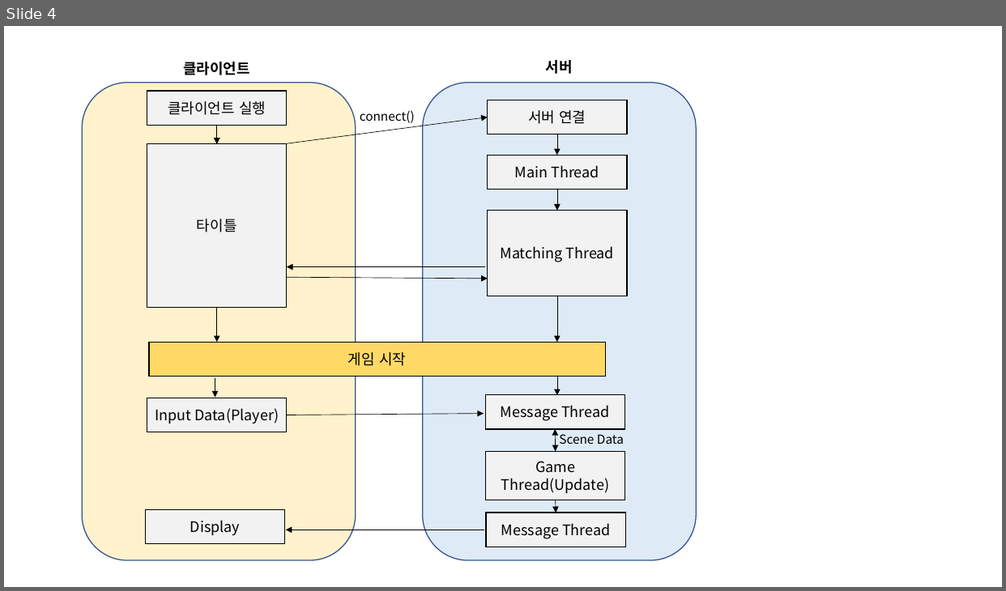
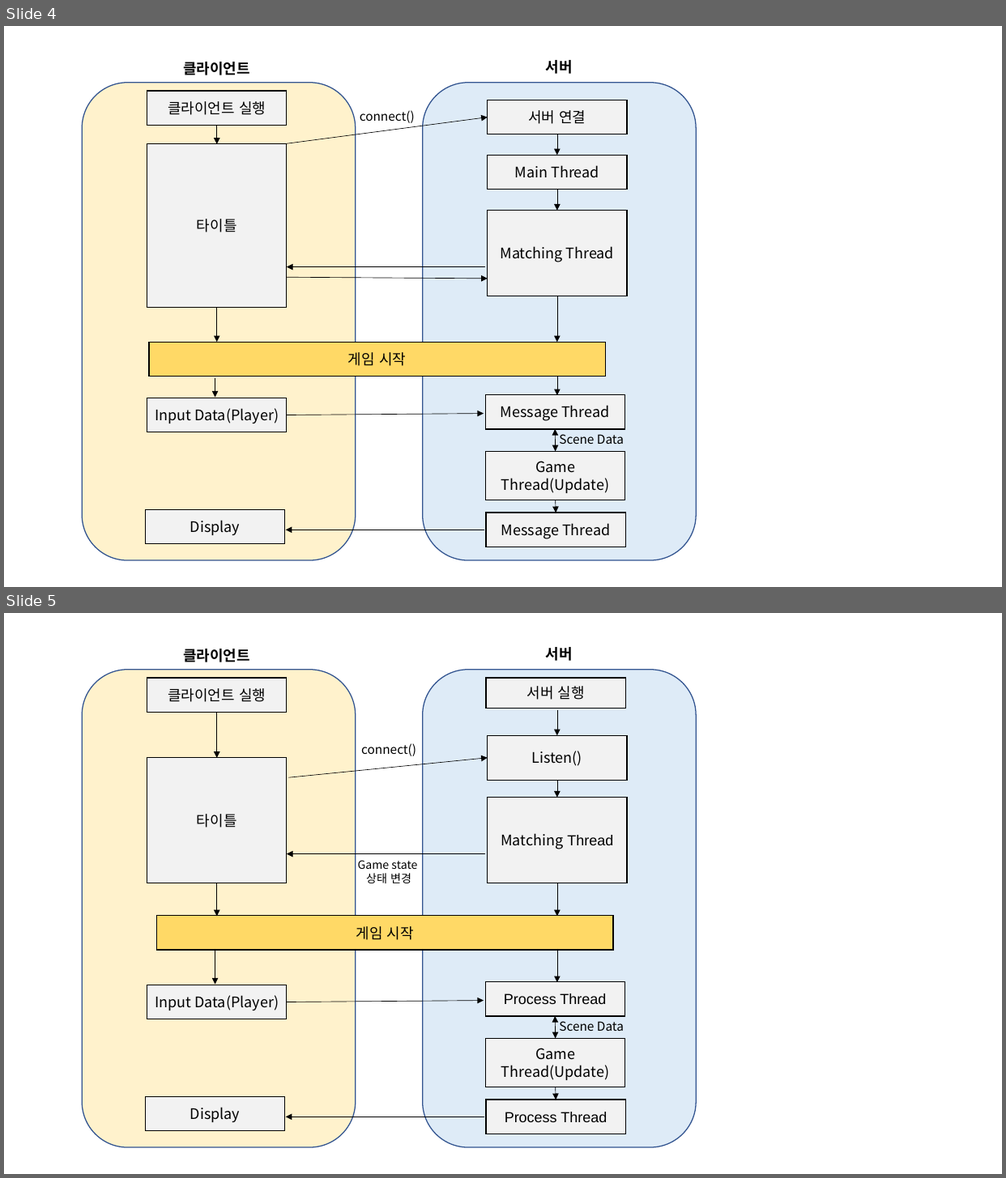
Before and after one commit to seokhyeonKim91/NGP_Project, a slide deck: 프레젠테이션1.pptx. Shown one above the other, each under a label of ours: slide 4 before the commit, slides 4 and 5 after it. The pictures are 1006x591 and 1006x1178 pixels, drawn with LibreOffice and Linux fonts; fonts in the diff are those of the drawing. Boxes give left, top, right and bottom in pixels: in the first picture for what was removed or moved away, otherwise in the second. Text is boxed around its words. In the diff, an @@ line names an element or a change of style, - is before the commit and + after.

```diff
--- a/프레젠테이션1.pptx
+++ b/프레젠테이션1.pptx
@@ slide 5 added at (4, 613, 1002, 1174), background #FFFFFF @@
@@ text added at (183, 649, 250, 662), 14 pt, text #000000, bold @@
+클라이언트
@@ text added at (546, 647, 573, 661), 14 pt, text #000000, bold @@
+서버
@@ rounded rectangle added at (82, 669, 355, 1148), fill #FFF2CC, outline #325491 1 pt @@
@@ rectangle added at (147, 678, 286, 713), fill #F2F2F2, outline #000000 1 pt, 14 pt, text #000000 @@
+클라이언트 실행
@@ rounded rectangle added at (423, 669, 696, 1148), fill #DEEBF7, outline #325491 1 pt @@
@@ rectangle added at (486, 678, 625, 708), fill #F2F2F2, outline #000000 1 pt, 14 pt, text #000000 @@
+서버 실행
@@ arrow added from (557, 709) to (557, 736), #000000 0.5 pt @@
@@ arrow added from (216, 712) to (216, 757), #000000 0.5 pt @@
@@ rectangle added at (147, 757, 286, 883), fill #F2F2F2, outline #000000 1 pt, 14 pt, text #000000 @@
+타이틀
@@ arrow added from (288, 777) to (488, 757), #000000 0.5 pt @@
@@ text added at (361, 743, 416, 756), 12 pt, text #000000 @@
+connect()
@@ rectangle added at (488, 736, 627, 780), fill #F2F2F2, outline #000000 1 pt, 14 pt, text #000000 @@
+Listen()
@@ arrow added from (557, 780) to (557, 797), #000000 0.5 pt @@
@@ rectangle added at (488, 797, 627, 883), fill #F2F2F2, outline #000000 1 pt, 14 pt, text #000000 @@
+Matching Thread
@@ arrow added from (485, 854) to (287, 854), #000000 0.5 pt @@
@@ text added at (358, 860, 417, 884), 11 pt, text #000000 @@
+Game state
+상태 변경
@@ arrow added from (216, 884) to (216, 916), #000000 0.5 pt @@
@@ arrow added from (557, 884) to (557, 916), #000000 0.5 pt @@
@@ rectangle added at (157, 915, 613, 950), fill #FFD966, outline #000000 1 pt, 14 pt, text #000000 @@
+게임 시작
@@ arrow added from (215, 952) to (215, 984), #000000 0.5 pt @@
@@ arrow added from (557, 952) to (557, 983), #000000 0.5 pt @@
@@ rectangle added at (147, 985, 286, 1020), fill #F2F2F2, outline #000000 1 pt, 14 pt, text #000000 @@
+Input Data(Player)
@@ arrow added from (287, 1003) to (484, 1001), #000000 0.5 pt @@
@@ rectangle added at (485, 982, 624, 1016), fill #F2F2F2, outline #000000 1 pt, 14 pt, text #000000 @@
+Process Thread
@@ double arrow added from (555, 1016) to (556, 1039), #000000 0.5 pt @@
@@ text added at (559, 1021, 624, 1031), 12 pt, text #000000 @@
+Scene Data
@@ rectangle added at (486, 1039, 625, 1088), fill #F2F2F2, outline #000000 1 pt, 14 pt, text #000000 @@
+Game Thread(Update)
@@ rectangle added at (146, 1097, 285, 1131), fill #F2F2F2, outline #000000 1 pt, 14 pt, text #000000 @@
+Display
@@ arrow added from (556, 1087) to (556, 1101), #000000 0.5 pt @@
@@ arrow added from (484, 1118) to (286, 1118), #000000 0.5 pt @@
@@ rectangle added at (486, 1101, 625, 1135), fill #F2F2F2, outline #000000 1 pt, 14 pt, text #000000 @@
+Process Thread
```
Also in this commit, not shown: 1 slide changed, 6 other files.
